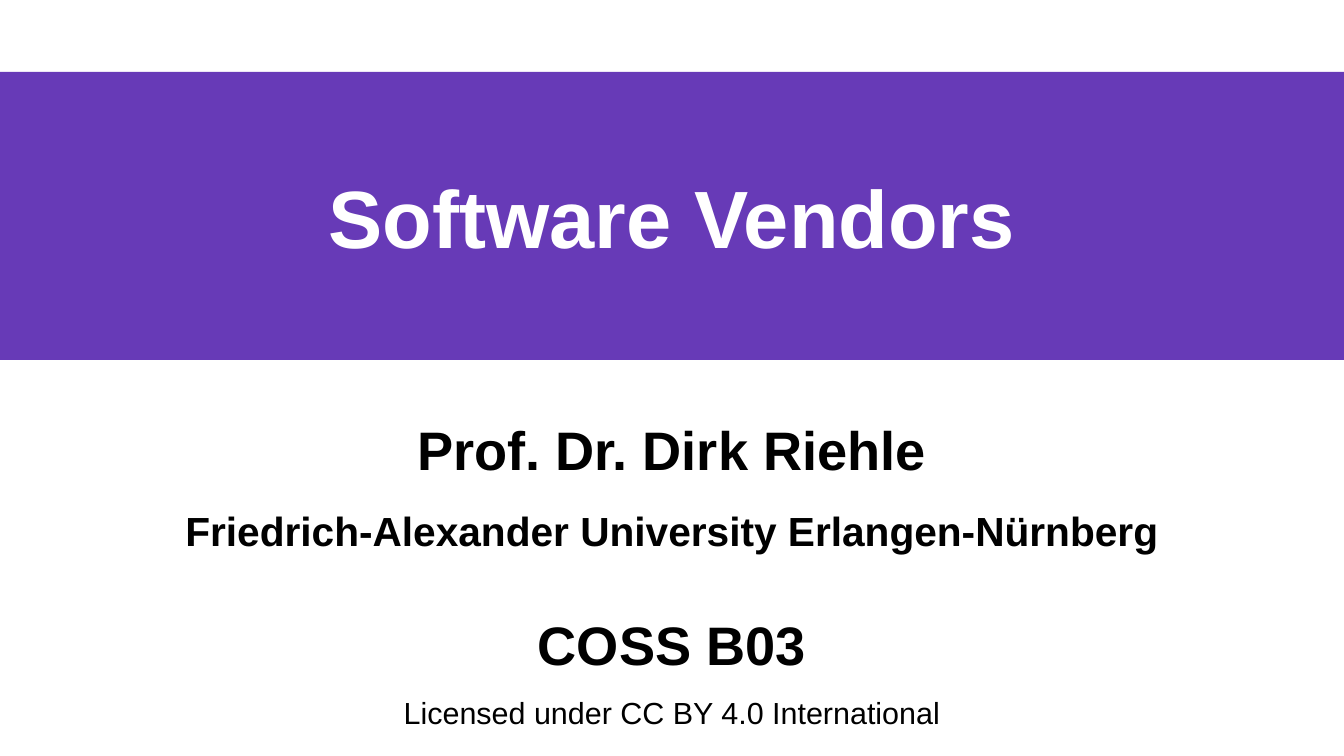
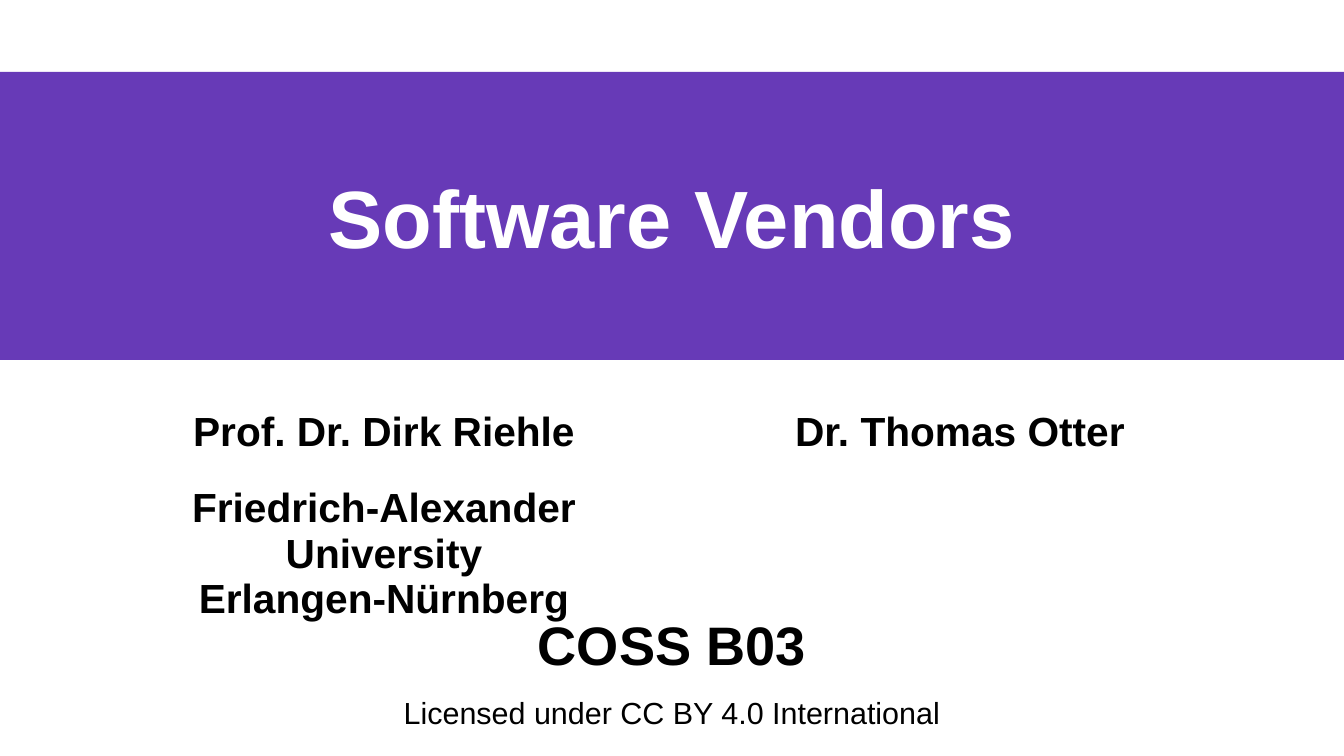
Before and after one commit to dirkriehle/coss-course, a slide deck: slide 1 of Lecture slides/COSS B03 - Software Vendors.odp. Drawn at 1344x756 pixels with LibreOffice and Linux fonts; fonts in the diff are those of the drawing. Boxes give left, top, right and bottom in pixels: in the first picture for what was removed or moved away, otherwise in the second. Text is boxed around its words. In the diff, an @@ line names an element or a change of style, - is before the commit and + after.

Commit message:
Revised vendor slides, mostly.

```diff
--- a/Lecture slides/COSS B03 - Software Vendors.odp
+++ b/Lecture slides/COSS B03 - Software Vendors.odp
@@ table added at <box>96,384,1248,625</box>, 2 rows, 2 columns @@
+Prof. Dr. Dirk Riehle | Dr. Thomas Otter
+Friedrich-Alexander University / Erlangen-Nürnberg | 
@@ subtitle at <box>185,430,1158,554</box>: paragraphs removed @@
-Prof. Dr. Dirk Riehle
-Friedrich-Alexander University Erlangen-Nürnberg
```
Also in this commit, not shown: 28 other slides changed, 11 slides added, 2 slides removed, 5 other files.
